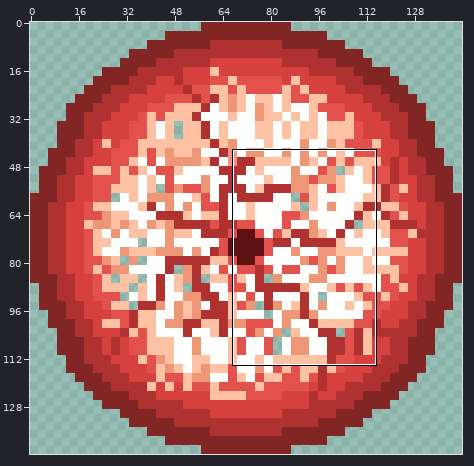
One commit to this sprite sheet: data/images/tiles/glitch blocks/6.png. The picture above shows the old version from afar; the outline marks the close-up.
Close-up. Before the commit:
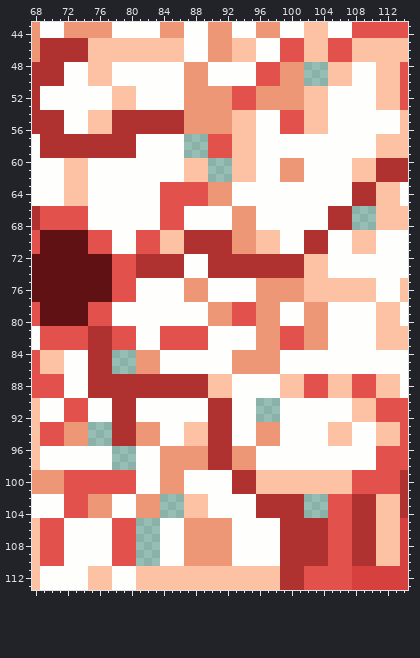
The file is 144x144 pixels. Colours within 5 levels of each other are drawn and written as one. Shown: x 68..114, y 43..113. The commit also changed other parts of the picture, which this record leaves out.
Once edited:
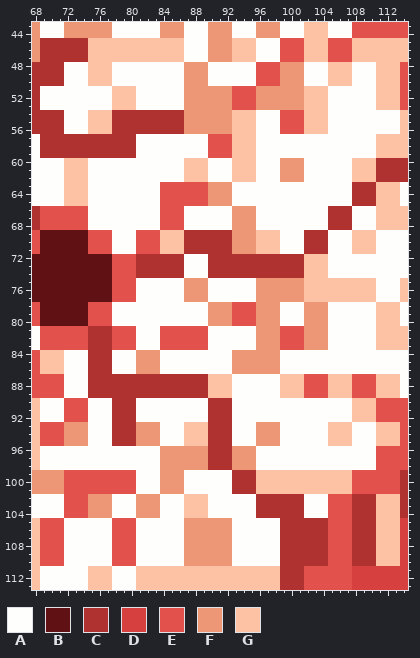
Palette (. is transparent): A #fefffc  B #601114  C #af3230  D #d6403f  E #e2514c  F #ee9776  G #fdc2a4
Change:
{"y":48,"x":102,"old":"...","new":"AAA"}
{"y":49,"x":102,"old":"...","new":"AAA"}
{"y":50,"x":102,"old":"...","new":"AAA"}
{"y":57,"x":87,"old":"...","new":"AAA"}
{"y":58,"x":87,"old":"...","new":"AAA"}
{"y":59,"x":87,"old":"...","new":"AAA"}
{"y":60,"x":90,"old":"...","new":"AAA"}
{"y":61,"x":90,"old":"...","new":"AAA"}
{"y":62,"x":90,"old":"...","new":"AAA"}
{"y":66,"x":108,"old":"...","new":"AAA"}
{"y":67,"x":108,"old":"...","new":"AAA"}
{"y":68,"x":108,"old":"...","new":"AAA"}
{"y":84,"x":78,"old":"...","new":"AAA"}
{"y":85,"x":78,"old":"...","new":"AAA"}
{"y":86,"x":78,"old":"...","new":"AAA"}
{"y":90,"x":96,"old":"...","new":"AAA"}
{"y":91,"x":96,"old":"...","new":"AAA"}
{"y":92,"x":96,"old":"...","new":"AAA"}
{"y":93,"x":75,"old":"...","new":"AAA"}
{"y":94,"x":75,"old":"...","new":"AAA"}
{"y":95,"x":75,"old":"...","new":"AAA"}
{"y":96,"x":78,"old":"...","new":"AAA"}
{"y":97,"x":78,"old":"...","new":"AAA"}
{"y":98,"x":78,"old":"...","new":"AAA"}
{"y":102,"x":84,"old":"...","new":"AAA"}
{"y":102,"x":102,"old":"...","new":"AAA"}
{"y":103,"x":84,"old":"...","new":"AAA"}
{"y":103,"x":102,"old":"...","new":"AAA"}
{"y":104,"x":84,"old":"...","new":"AAA"}
{"y":104,"x":102,"old":"...","new":"AAA"}
{"y":105,"x":81,"old":"...","new":"AAA"}
{"y":106,"x":81,"old":"...","new":"AAA"}
{"y":107,"x":81,"old":"...","new":"AAA"}
{"y":108,"x":81,"old":"...","new":"AAA"}
{"y":109,"x":81,"old":"...","new":"AAA"}
{"y":110,"x":81,"old":"...","new":"AAA"}
{"label":"added","picture_box":[304,62,328,86]}
{"label":"added","picture_box":[184,134,232,182]}
{"label":"added","picture_box":[352,206,376,230]}
{"label":"added","picture_box":[112,350,136,374]}
{"label":"added","picture_box":[256,398,280,422]}
{"label":"added","picture_box":[88,422,184,566]}
{"label":"added","picture_box":[304,494,328,518]}
